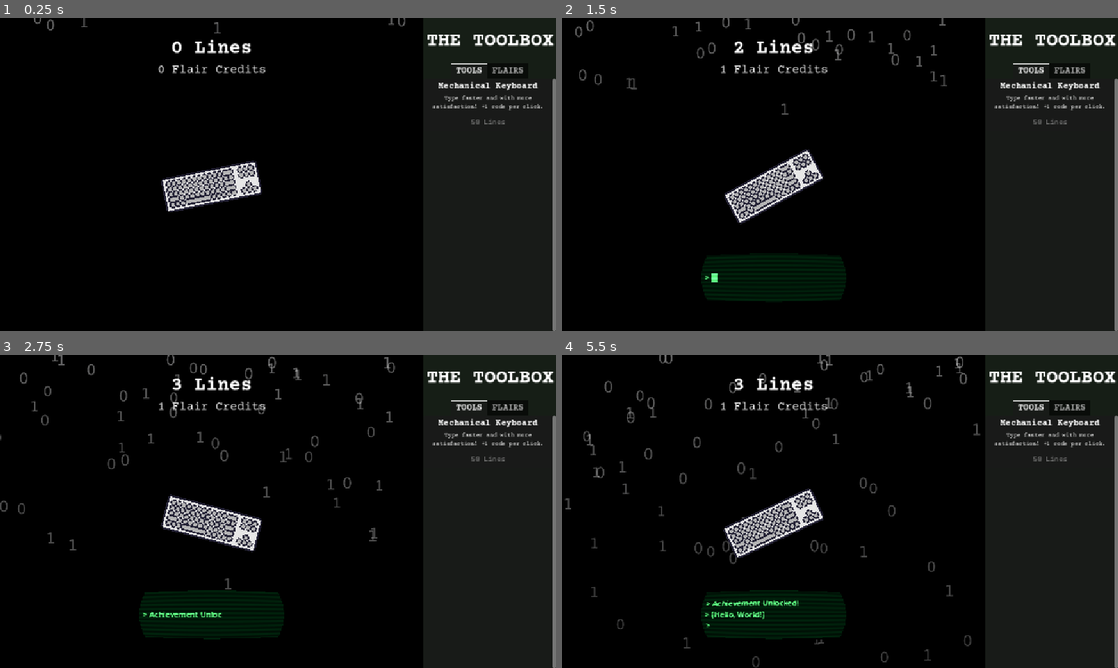
Above: before the commit, frames 1-4 (two rows, left to right).
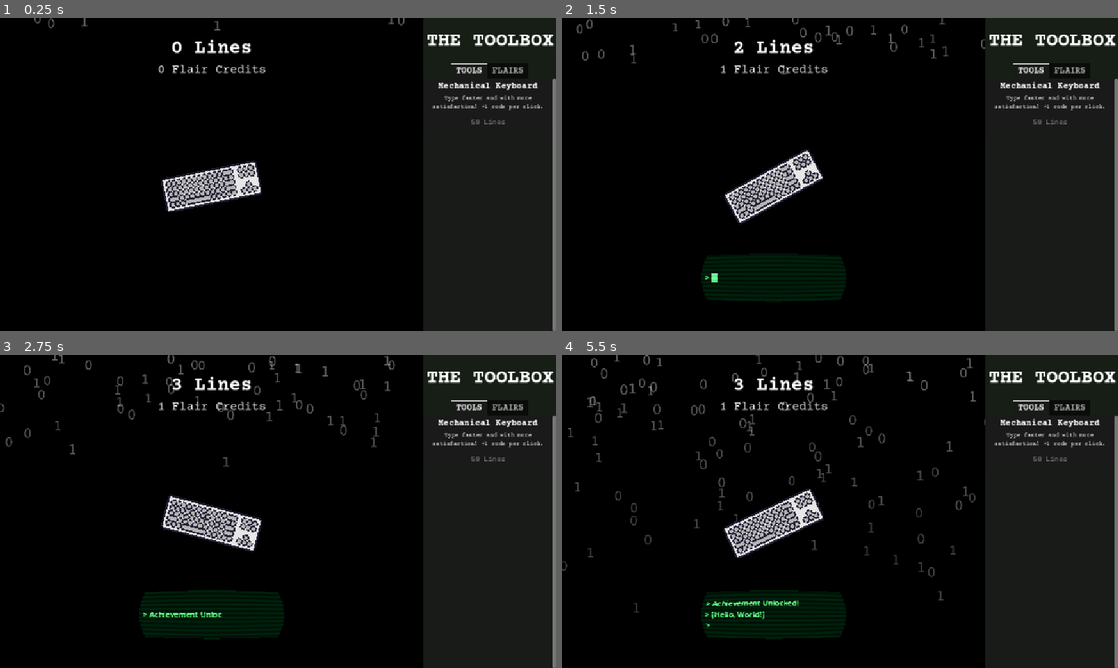
Above: after the commit, the same moments.

Repository: MadAvidCoder/CodeClicker
Game: Godot game, scene res://main.tscn
Same seed, same stepped clock (60 frames per second), same inputs: the game is played once before the commit and once after it.
Inputs (mouse positions are in pixels of both pictures, inside the frame that each line leads up to):
- Up to frame 1 (0.25 s): no input
- Up to frame 2 (1.5 s): click (773, 187) at 0.5 s; click (773, 187) at 1.25 s
- Up to frame 3 (2.75 s): click (211, 524) at 2 s
- Up to frame 4 (5.5 s): no input

The runs differ from the first frame. In frame 1, less than 0.1% of the frame differs, in the area x 6-73%, y 0-5%; in frame 2, 0.8%; in frame 3, 1.6%; in frame 4, 2.6%, in the area x 0-77%, y 0-100%.

Commit message:
Modify snow emission settings
Slightly modified the snow emitter settings to improve the overall aesthetic.

Diff:
--- a/main.tscn
+++ b/main.tscn
@@ -53,36 +53,36 @@
 [node name="ZeroParticles" type="CPUParticles2D" parent="."]
 self_modulate = Color(1, 1, 1, 0.392157)
 position = Vector2(438.5, 0)
-amount = 50
+amount = 75
 texture = ExtResource("10_4c57u")
-lifetime = 5.0
+lifetime = 7.5
 randomness = 0.75
 emission_shape = 3
 emission_rect_extents = Vector2(400, 1)
 direction = Vector2(0, 1)
 spread = 60.0
-gravity = Vector2(0, 50)
-initial_velocity_min = 50.0
-initial_velocity_max = 75.0
-scale_amount_min = 0.7
-scale_amount_max = 0.8
+gravity = Vector2(0, 15)
+initial_velocity_min = 40.0
+initial_velocity_max = 65.0
+scale_amount_min = 0.6
+scale_amount_max = 0.7
 color_ramp = SubResource("Gradient_efxa6")
 
 [node name="OneParticles" type="CPUParticles2D" parent="."]
 modulate = Color(1, 1, 1, 0.392157)
 position = Vector2(438.5, 0)
-amount = 50
+amount = 75
 texture = ExtResource("3_efxa6")
-lifetime = 5.0
+lifetime = 7.5
 randomness = 0.5
 emission_shape = 3
 emission_rect_extents = Vector2(400, 1)
 direction = Vector2(0, 1)
-gravity = Vector2(0, 75)
-initial_velocity_min = 50.0
-initial_velocity_max = 75.0
-scale_amount_min = 0.7
-scale_amount_max = 0.8
+gravity = Vector2(0, 15)
+initial_velocity_min = 40.0
+initial_velocity_max = 65.0
+scale_amount_min = 0.6
+scale_amount_max = 0.7
 color_ramp = SubResource("Gradient_dg77c")
 
 [node name="TextureButton" type="TextureButton" parent="."]
